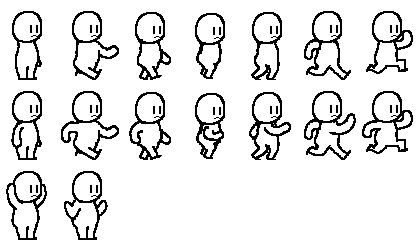
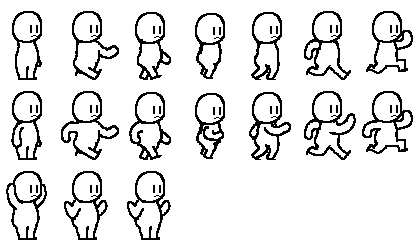
Layers edited between the first and the second 420 x 240 image:
moved "Layer 11" above "Layer 10", painted on it over (x1=127, y1=171, x2=171, y2=240)
painted on "Layer 10" over (x1=127, y1=171, x2=171, y2=240)
